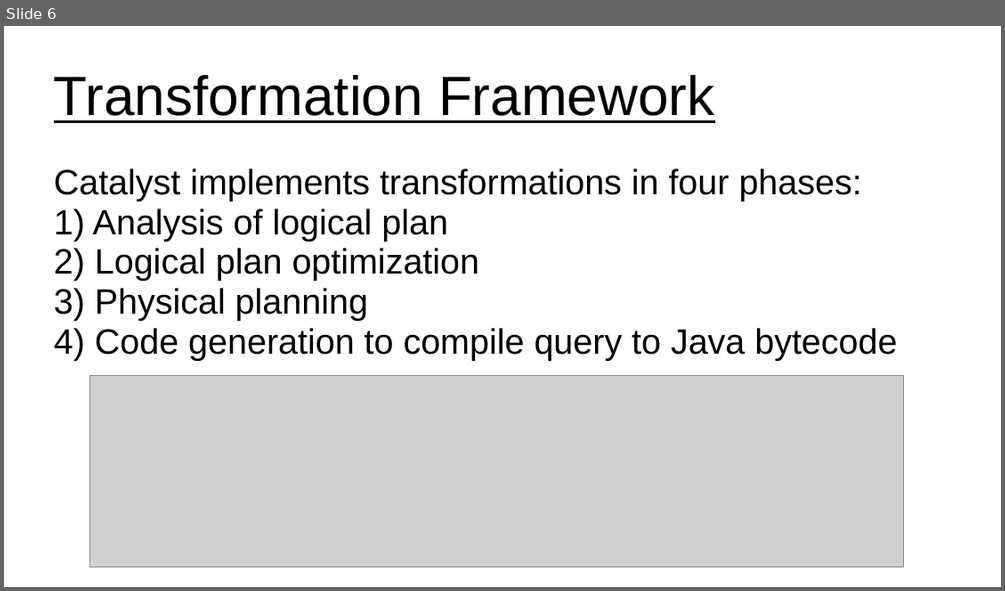
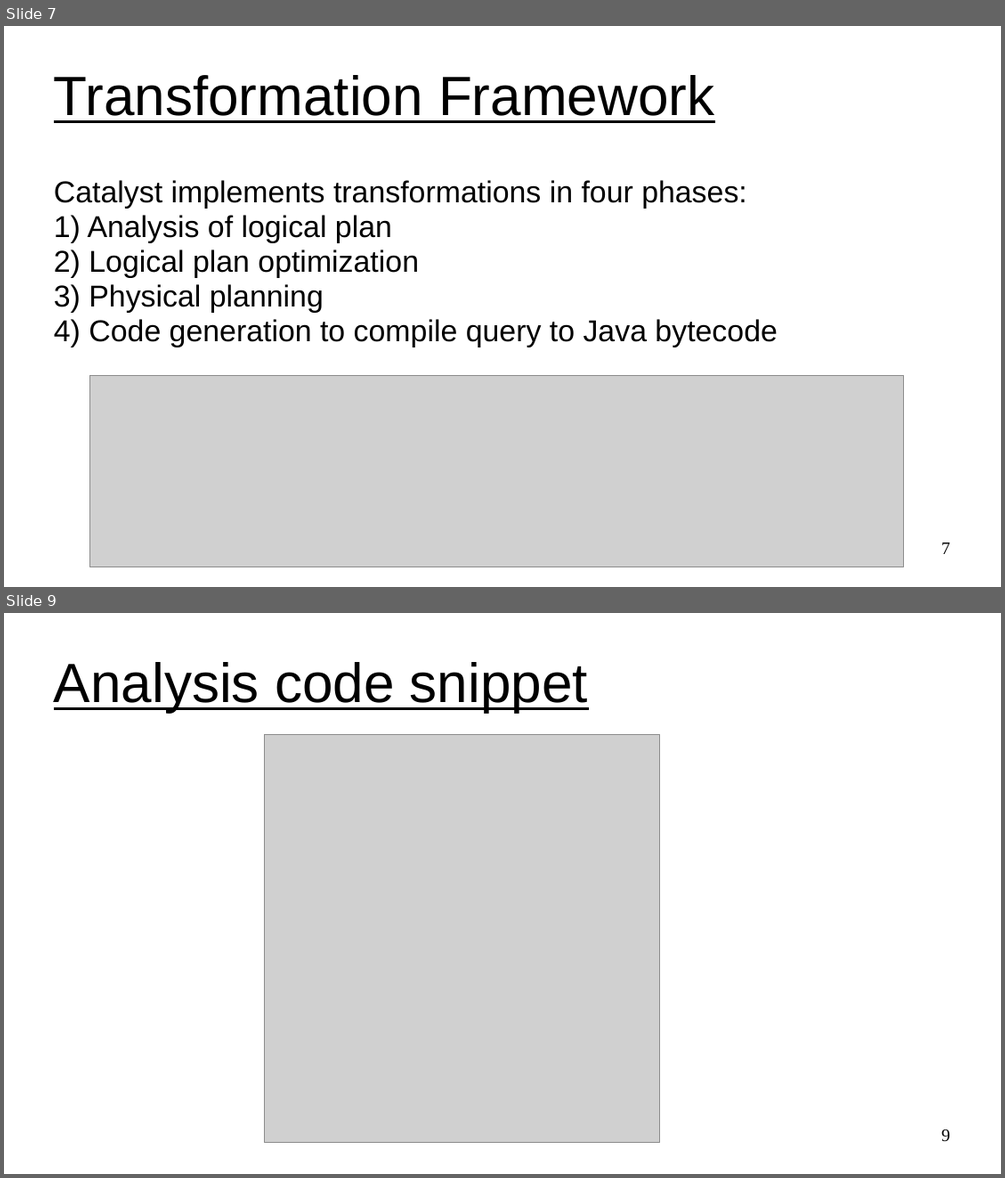
Before and after one commit to UVADS/distributed_computing, a slide deck: 03_dataframes_and_spark_sql/content_catalyst_optimizer/calalyst_optimizer_for_spark_sql.ppt. Shown one above the other, each under a label of ours: slide 6 before the commit, slides 7 and 9 after it; the slides between them are not shown. The pictures are 1005x591 and 1005x1178 pixels, drawn with LibreOffice and Linux fonts; fonts in the diff are those of the drawing; grey boxes stand for pictures. Boxes give left, top, right and bottom in pixels: in the first picture for what was removed or moved away, otherwise in the second. Text is boxed around its words. In the diff, an @@ line names an element or a change of style, - is before the commit and + after.

Commit message:
added to catalyst

```diff
--- a/03_dataframes_and_spark_sql/content_catalyst_optimizer/calalyst_optimizer_for_spark_sql.ppt
+++ b/03_dataframes_and_spark_sql/content_catalyst_optimizer/calalyst_optimizer_for_spark_sql.ppt
@@ slide 9 added at [4,613,1001,1174], background #FFFFFF @@
@@ title added at [54,662,588,712], 44 pt, text #000000, underline @@
+Analysis code snippet
@@ picture added at [265,734,660,1143] @@
@@ page number added at [941,1129,950,1142], 14 pt, text #000000 @@
+9
@@ what was slide 6 is now slide 7 @@
@@ slide 7 changed as well @@
@@ subtitle "Catalyst implements transformations in four ..." at [54,180,777,347]: size 28 to 24 pt @@
@@ page number added at [941,542,950,554], 14 pt, text #000000 @@
+7
```
Also in this commit, not shown: 9 other slides changed, 8 other slides added, 1 slide removed.
